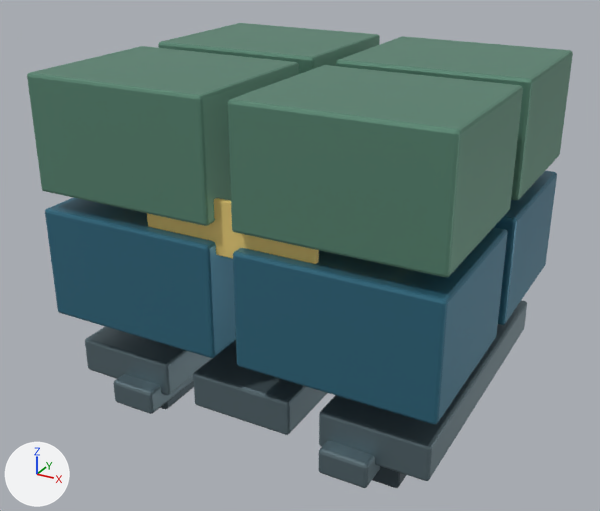
A saved change to the glTF model assets/warehouse-props/pallet_stack_d0.glb.
One viewpoint serves both versions: a 50 mm camera at (2.16, -4.13, 2.74) aimed at (-0.05, -0.1, 0.73). Arrows for +X, +Y and +Z are at lower left; the lights stay in place. The picture after the commit comes second. Where no turn or scale is listed for an object, it has been applied to the vertices.

The older version as bpy lines, for what is in view:
```python
ob_pallet_block = bpy.data.objects.new('Pallet block', me_cube_600)
ob_pallet_block.location = (-0.75, -0.65, 0.02)
ob_pallet_block_002 = bpy.data.objects.new('Pallet block.002', me_cube_602)
ob_pallet_block_002.location = (0.75, -0.65, 0.02)
ob_pallet_deck_board = bpy.data.objects.new('Pallet deck board', me_cube_597)
ob_pallet_deck_board.location = (-0.8, 0.0, 0.15)
ob_pallet_deck_board_001 = bpy.data.objects.new('Pallet deck board.001', me_cube_598)
ob_pallet_deck_board_001.location = (0.0, 0.0, 0.15)
ob_pallet_deck_board_002 = bpy.data.objects.new('Pallet deck board.002', me_cube_599)
ob_pallet_deck_board_002.location = (0.8, 0.0, 0.15)
ob_pallet_label = bpy.data.objects.new('Pallet label', me_cube_615)
ob_pallet_label.location = (0.0, -0.94, 1.2)
ob_pallet_runner = bpy.data.objects.new('Pallet runner', me_cube_604)
ob_pallet_runner.location = (-0.68, 0.0, 0.03)
ob_pallet_runner_001 = bpy.data.objects.new('Pallet runner.001', me_cube_605)
ob_pallet_runner_001.location = (0.68, 0.0, 0.03)
ob_stacked_crate = bpy.data.objects.new('Stacked crate', me_cube_606)
ob_stacked_crate.location = (-0.62, -0.55, 0.8)
# also in view: 'Stacked crate.002' at (0.62, -0.55, 0.8); 'Stacked crate.003' at (0.62, 0.55, 0.8); 'Stacked crate.007' at (0.62, 0.55, 1.55); 'Stacked crate.004' at (-0.62, -0.55, 1.55); 'Stacked crate.005' at (-0.62, 0.55, 1.55)
```
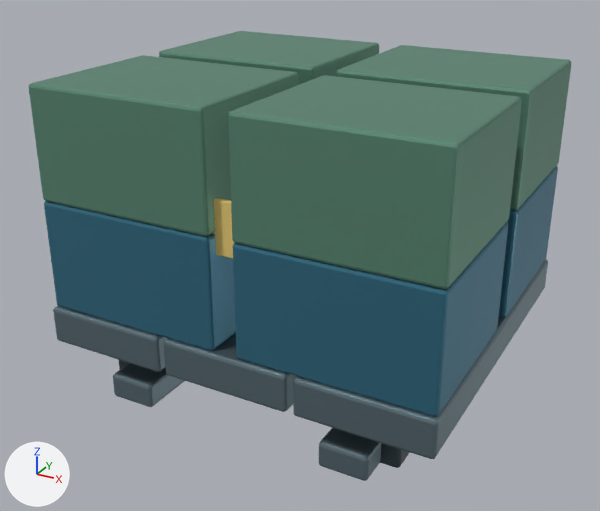
Location of each change, (x1, y1, x2, y2) in pixels of the pictures (600 x 511 px):
'Stacked crate.006', moved
    before: (228, 65, 523, 277)
    after: (228, 75, 522, 289)
'Stacked crate.002', moved
    before: (233, 227, 507, 424)
    after: (233, 222, 508, 416)
'Stacked crate.004', moved
    before: (27, 46, 299, 226)
    after: (29, 55, 299, 236)
'Stacked crate', moved
    before: (45, 198, 236, 358)
    after: (44, 201, 236, 351)
'Stacked crate.007', moved
    before: (336, 36, 573, 200)
    after: (336, 45, 572, 210)
'Pallet deck board.014', added
    after: (293, 259, 548, 459)
'Pallet deck board.002', deleted
    before: (319, 300, 527, 481)
'Stacked crate.005', moved
    before: (158, 23, 380, 74)
    after: (159, 31, 379, 85)
'Pallet deck board.001', deleted
    before: (193, 340, 327, 435)
'Pallet deck board.013', added
    after: (164, 333, 297, 412)
'Stacked crate.003', moved
    before: (494, 171, 557, 325)
    after: (498, 166, 558, 318)
'Pallet deck board', deleted
    before: (85, 326, 212, 395)
'Pallet deck board.012', added
    after: (53, 306, 168, 372)
'Pallet runner.001', moved
    before: (319, 441, 380, 488)
    after: (319, 428, 381, 481)
'Pallet runner', moved
    before: (113, 374, 194, 414)
    after: (113, 363, 184, 407)
'Pallet block.002', moved
    before: (372, 466, 406, 488)
    after: (380, 443, 410, 468)
'Pallet block', moved (mostly hidden)
    before: (160, 380, 194, 409)
    after: (119, 360, 166, 371)
'Pallet label', unchanged, covered by the edit
    before: (147, 198, 319, 264)
    after: (213, 198, 235, 259)

Patch to the scene script:
```diff
--- a/assets/warehouse-props/pallet_stack_d0.glb.py
+++ b/assets/warehouse-props/pallet_stack_d0.glb.py
@@ me_cube_687 @@
+me_cube_687.from_pydata(...)  # 56 vertices, 108 faces; spans x -0.38..0.38, y -1.05..1.05, z -0.11..0.11
+me_cube_687.materials.append(mat_structural_frame___blue_steel)  # greyish cyan #6f848b
@@ ob_pallet_block @@
 ob_pallet_block = bpy.data.objects.new('Pallet block', me_cube_600)
-ob_pallet_block.location = (-0.75, -0.65, 0.02)
+ob_pallet_block.location = (-0.75, -0.65, 0.15)
@@ ob_pallet_block_002 @@
 ob_pallet_block_002 = bpy.data.objects.new('Pallet block.002', me_cube_602)
-ob_pallet_block_002.location = (0.75, -0.65, 0.02)
+ob_pallet_block_002.location = (0.75, -0.65, 0.15)
@@ ob_pallet_deck_board @@
-ob_pallet_deck_board = bpy.data.objects.new('Pallet deck board', me_cube_597)
-ob_pallet_deck_board.location = (-0.8, 0.0, 0.15)
@@ ob_pallet_deck_board_001 @@
-ob_pallet_deck_board_001 = bpy.data.objects.new('Pallet deck board.001', me_cube_598)
-ob_pallet_deck_board_001.location = (0.0, 0.0, 0.15)
@@ ob_pallet_deck_board_002 @@
-ob_pallet_deck_board_002 = bpy.data.objects.new('Pallet deck board.002', me_cube_599)
-ob_pallet_deck_board_002.location = (0.8, 0.0, 0.15)
@@ ob_pallet_runner @@
 ob_pallet_runner = bpy.data.objects.new('Pallet runner', me_cube_604)
-ob_pallet_runner.location = (-0.68, 0.0, 0.03)
+ob_pallet_runner.location = (-0.68, 0.0, 0.075)
@@ ob_pallet_runner_001 @@
 ob_pallet_runner_001 = bpy.data.objects.new('Pallet runner.001', me_cube_605)
-ob_pallet_runner_001.location = (0.68, 0.0, 0.03)
+ob_pallet_runner_001.location = (0.68, 0.0, 0.075)
@@ ob_stacked_crate @@
 ob_stacked_crate = bpy.data.objects.new('Stacked crate', me_cube_606)
-ob_stacked_crate.location = (-0.62, -0.55, 0.8)
+ob_stacked_crate.location = (-0.62, -0.55, 0.845)
@@ ob_stacked_crate_002 @@
 ob_stacked_crate_002 = bpy.data.objects.new('Stacked crate.002', me_cube_608)
-ob_stacked_crate_002.location = (0.62, -0.55, 0.8)
+ob_stacked_crate_002.location = (0.62, -0.55, 0.845)
@@ ob_stacked_crate_003 @@
 ob_stacked_crate_003 = bpy.data.objects.new('Stacked crate.003', me_cube_609)
-ob_stacked_crate_003.location = (0.62, 0.55, 0.8)
+ob_stacked_crate_003.location = (0.62, 0.55, 0.845)
@@ ob_stacked_crate_004 @@
 ob_stacked_crate_004 = bpy.data.objects.new('Stacked crate.004', me_cube_610)
-ob_stacked_crate_004.location = (-0.62, -0.55, 1.55)
+ob_stacked_crate_004.location = (-0.62, -0.55, 1.495)
@@ ob_stacked_crate_005 @@
 ob_stacked_crate_005 = bpy.data.objects.new('Stacked crate.005', me_cube_611)
-ob_stacked_crate_005.location = (-0.62, 0.55, 1.55)
+ob_stacked_crate_005.location = (-0.62, 0.55, 1.495)
@@ ob_stacked_crate_006 @@
 ob_stacked_crate_006 = bpy.data.objects.new('Stacked crate.006', me_cube_612)
-ob_stacked_crate_006.location = (0.62, -0.55, 1.55)
+ob_stacked_crate_006.location = (0.62, -0.55, 1.495)
@@ ob_stacked_crate_007 @@
 ob_stacked_crate_007 = bpy.data.objects.new('Stacked crate.007', me_cube_613)
-ob_stacked_crate_007.location = (0.62, 0.55, 1.55)
+ob_stacked_crate_007.location = (0.62, 0.55, 1.495)
@@ ob_pallet_deck_board_014 @@
+ob_pallet_deck_board_014 = bpy.data.objects.new('Pallet deck board.014', me_cube_687)
+ob_pallet_deck_board_014.location = (0.8, 0.0, 0.41)
@@ ob_pallet_deck_board_013 @@
+ob_pallet_deck_board_013 = bpy.data.objects.new('Pallet deck board.013', me_cube_687.copy())
+ob_pallet_deck_board_013.location = (0.0, 0.0, 0.41)
@@ ob_pallet_deck_board_012 @@
+ob_pallet_deck_board_012 = bpy.data.objects.new('Pallet deck board.012', me_cube_687.copy())
+ob_pallet_deck_board_012.location = (-0.8, 0.0, 0.41)
```
